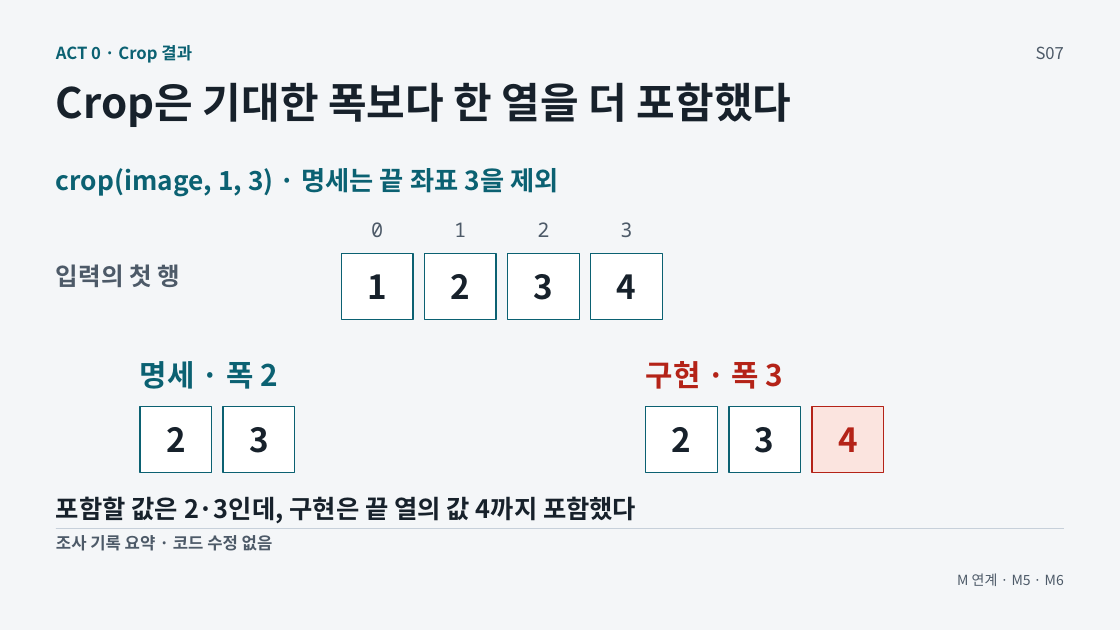
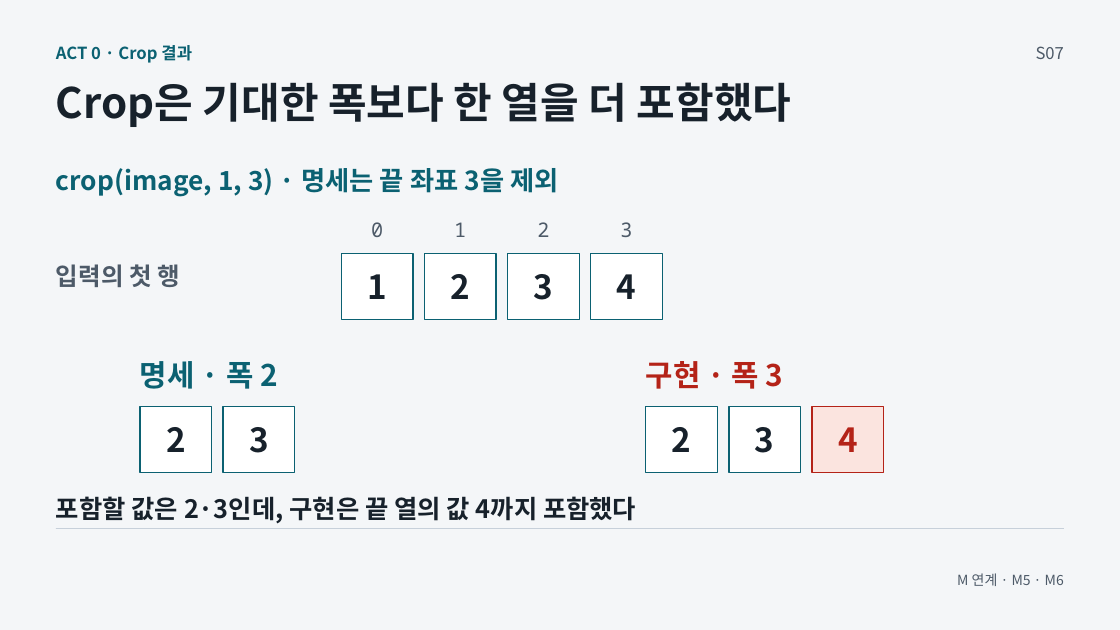
Before and after one commit to GideokKim/ai-dev-training, a slide deck: slide 7 of production/ACT_0.pptx. Drawn at 1120x630 pixels with LibreOffice and Linux fonts; fonts in the diff are those of the drawing. Boxes give left, top, right and bottom in pixels: in the first picture for what was removed or moved away, otherwise in the second. Text is boxed around its words. In the diff, an @@ line names an element or a change of style, - is before the commit and + after.

```diff
--- a/production/ACT_0.pptx
+++ b/production/ACT_0.pptx
@@ text removed at [56, 535, 273, 551] @@
-조사 기록 요약 · 코드 수정 없음
```
Also in this commit, not shown: 5 other slides changed, 1 slide added, 1 slide removed, 41 other files.
